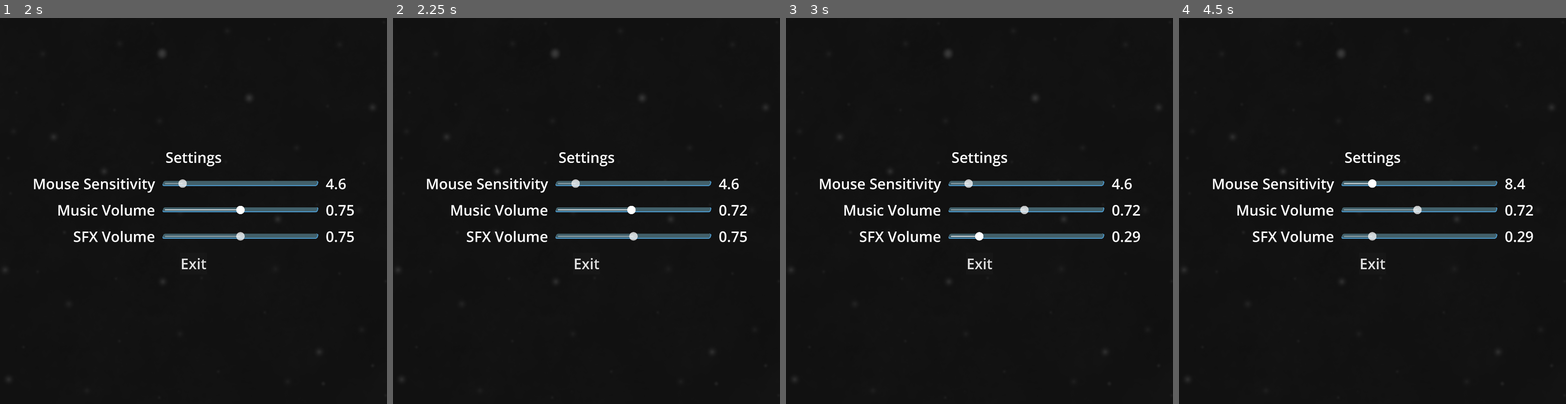
Above: before the commit, frames 1-4 (left to right).
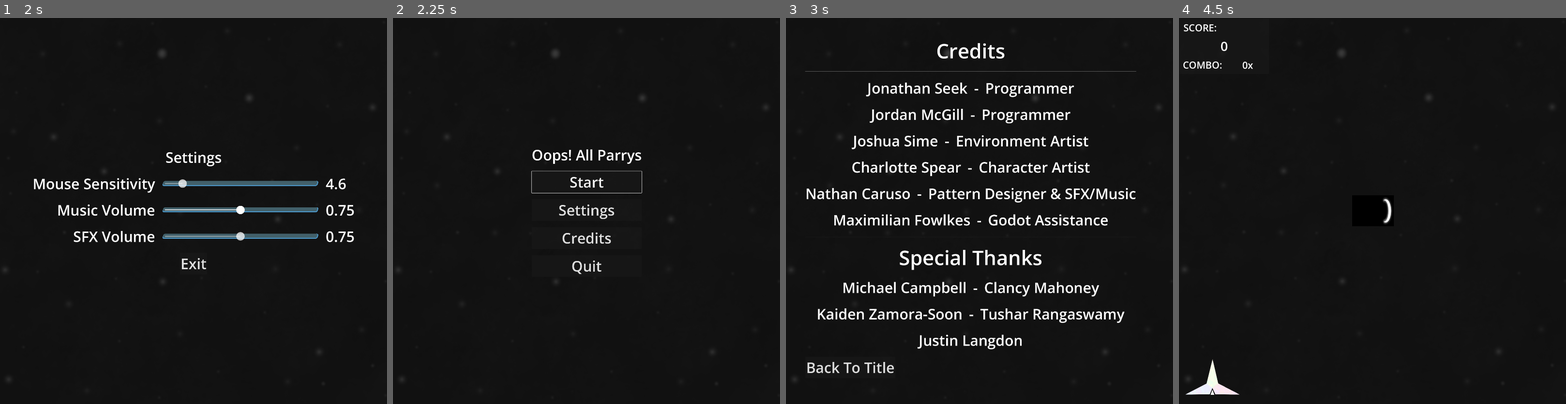
Above: after the commit, the same moments.

Repository: Restra9423/Jamfest-Spring-2026
Game: Godot game, scene res://UI/title.tscn
Same seed, same stepped clock (60 frames per second), same inputs: the game is played once before the commit and once after it. Sound files missing from this copy of the repository are replaced by a short silence.
Inputs (mouse positions are in pixels of both pictures, inside the frame that each line leads up to):
- Up to frame 1 (2 s): click "Settings" at 0.5 s; tap Enter at 1.25 s; move the mouse to (278, 191) at 1.27 s; hold D (Right) from 1.28 s (still down); tap Down (AimDown) at 1.35 s
- Up to frame 2 (2.25 s): tap Space at 2 s; move the mouse to (509, 230) at 2.02 s; release D (Right) at 2.03 s; hold Escape (Back, bound only after the commit) from 2.03 s (still down); tap Left (AimLeft) at 2.1 s
- Up to frame 3 (3 s): release Escape (Back, bound only after the commit) at 2.75 s; click (979, 238) at 2.75 s, where only the run after the commit has a clickable "Credits"
- Up to frame 4 (4.5 s): click (1244, 369) at 3.5 s, where only the run after the commit has a clickable "Back To Title"; click (1372, 180) at 4.25 s, where only the run after the commit has a clickable "Start"

Frame 1 is identical in both runs. In frame 2, 3.6% of the frame differs, in the area x 8-92%, y 34-67%; in frame 3, 10%, in the area x 4-92%, y 6-93%; in frame 4, 3.7%.

Commit message:
added back button (esc/backspace & B/start) and functionality to every UI scene

Diff:
--- a/UI/credits.gd
+++ b/UI/credits.gd
@@ -7,6 +7,11 @@
 		button.mouse_entered.connect(_on_any_button_focused)
 		button.focus_entered.connect(_on_any_button_focused)
 
+func _process(_delta: float) -> void:
+	if(Input.is_action_just_pressed("Back")):
+		AudioController.playSFX(AudioController.clickSound)
+		get_tree().change_scene_to_file("res://UI/title.tscn")
+
 func _on_any_button_focused() -> void:
 	AudioController.playSFX(AudioController.mouseOverSound)
 
--- a/UI/death.gd
+++ b/UI/death.gd
@@ -15,6 +15,11 @@
 	await get_tree().create_timer(0.5).timeout
 	Input.set_mouse_mode(Input.MOUSE_MODE_VISIBLE)
 
+func _process(_delta: float) -> void:
+	if(Input.is_action_just_pressed("Back")):
+		AudioController.playSFX(AudioController.clickSound)
+		get_tree().change_scene_to_file("res://UI/title.tscn")
+
 func _on_any_button_focused() -> void:
 	AudioController.playSFX(AudioController.mouseOverSound)
 
--- a/UI/settings.gd
+++ b/UI/settings.gd
@@ -67,6 +67,10 @@
 				slider.value += frameSteps
 				carry -= frameSteps
 
+	if(Input.is_action_just_pressed("Back")):
+		AudioController.playSFX(AudioController.clickSound)
+		get_tree().change_scene_to_file("res://UI/title.tscn")
+
 func _on_any_button_focused() -> void:
 	AudioController.playSFX(AudioController.mouseOverSound)
 
--- a/UI/title.gd
+++ b/UI/title.gd
@@ -9,6 +9,11 @@
 	for button in get_tree().get_nodes_in_group("UI Buttons"):
 		button.mouse_entered.connect(_on_any_button_focused)
 		button.focus_entered.connect(_on_any_button_focused)
+
+func _process(_delta: float) -> void:
+	if(Input.is_action_just_pressed("Back")):
+		AudioController.playSFX(AudioController.clickSound)
+		get_tree().quit()
 
 func _on_any_button_focused() -> void:
 	AudioController.playSFX(AudioController.mouseOverSound)
--- a/project.godot
+++ b/project.godot
@@ -90,26 +90,26 @@
 }
 AimUp={
 "deadzone": 0.2,
-"events": [Object(InputEventJoypadMotion,"resource_local_to_scene":false,"resource_name":"","device":-1,"axis":3,"axis_value":-1.0,"script":null)
-, Object(InputEventKey,"resource_local_to_scene":false,"resource_name":"","device":0,"window_id":0,"alt_pressed":false,"shift_pressed":false,"ctrl_pressed":false,"meta_pressed":false,"pressed":false,"keycode":0,"physical_keycode":4194320,"key_label":0,"unicode":0,"location":0,"echo":false,"script":null)
+"events": [Object(InputEventKey,"resource_local_to_scene":false,"resource_name":"","device":0,"window_id":0,"alt_pressed":false,"shift_pressed":false,"ctrl_pressed":false,"meta_pressed":false,"pressed":false,"keycode":0,"physical_keycode":4194320,"key_label":0,"unicode":0,"location":0,"echo":false,"script":null)
+, Object(InputEventJoypadMotion,"resource_local_to_scene":false,"resource_name":"","device":-1,"axis":3,"axis_value":-1.0,"script":null)
 ]
 }
 AimDown={
 "deadzone": 0.2,
-"events": [Object(InputEventJoypadMotion,"resource_local_to_scene":false,"resource_name":"","device":-1,"axis":3,"axis_value":1.0,"script":null)
-, Object(InputEventKey,"resource_local_to_scene":false,"resource_name":"","device":0,"window_id":0,"alt_pressed":false,"shift_pressed":false,"ctrl_pressed":false,"meta_pressed":false,"pressed":false,"keycode":0,"physical_keycode":4194322,"key_label":0,"unicode":0,"location":0,"echo":false,"script":null)
+"events": [Object(InputEventKey,"resource_local_to_scene":false,"resource_name":"","device":0,"window_id":0,"alt_pressed":false,"shift_pressed":false,"ctrl_pressed":false,"meta_pressed":false,"pressed":false,"keycode":0,"physical_keycode":4194322,"key_label":0,"unicode":0,"location":0,"echo":false,"script":null)
+, Object(InputEventJoypadMotion,"resource_local_to_scene":false,"resource_name":"","device":-1,"axis":3,"axis_value":1.0,"script":null)
 ]
 }
 AimLeft={
 "deadzone": 0.2,
-"events": [Object(InputEventJoypadMotion,"resource_local_to_scene":false,"resource_name":"","device":-1,"axis":2,"axis_value":-1.0,"script":null)
-, Object(InputEventKey,"resource_local_to_scene":false,"resource_name":"","device":0,"window_id":0,"alt_pressed":false,"shift_pressed":false,"ctrl_pressed":false,"meta_pressed":false,"pressed":false,"keycode":0,"physical_keycode":4194319,"key_label":0,"unicode":0,"location":0,"echo":false,"script":null)
+"events": [Object(InputEventKey,"resource_local_to_scene":false,"resource_name":"","device":0,"window_id":0,"alt_pressed":false,"shift_pressed":false,"ctrl_pressed":false,"meta_pressed":false,"pressed":false,"keycode":0,"physical_keycode":4194319,"key_label":0,"unicode":0,"location":0,"echo":false,"script":null)
+, Object(InputEventJoypadMotion,"resource_local_to_scene":false,"resource_name":"","device":-1,"axis":2,"axis_value":-1.0,"script":null)
 ]
 }
 AimRight={
 "deadzone": 0.2,
-"events": [Object(InputEventJoypadMotion,"resource_local_to_scene":false,"resource_name":"","device":-1,"axis":2,"axis_value":1.0,"script":null)
-, Object(InputEventKey,"resource_local_to_scene":false,"resource_name":"","device":0,"window_id":0,"alt_pressed":false,"shift_pressed":false,"ctrl_pressed":false,"meta_pressed":false,"pressed":false,"keycode":0,"physical_keycode":4194321,"key_label":0,"unicode":0,"location":0,"echo":false,"script":null)
+"events": [Object(InputEventKey,"resource_local_to_scene":false,"resource_name":"","device":0,"window_id":0,"alt_pressed":false,"shift_pressed":false,"ctrl_pressed":false,"meta_pressed":false,"pressed":false,"keycode":0,"physical_keycode":4194321,"key_label":0,"unicode":0,"location":0,"echo":false,"script":null)
+, Object(InputEventJoypadMotion,"resource_local_to_scene":false,"resource_name":"","device":-1,"axis":2,"axis_value":1.0,"script":null)
 ]
 }
 Parry={
@@ -117,6 +117,14 @@
 "events": [Object(InputEventMouseButton,"resource_local_to_scene":false,"resource_name":"","device":-1,"window_id":0,"a …(253 unchanged characters)…
 , Object(InputEventKey,"resource_local_to_scene":false,"resource_name":"","device":0,"window_id":0,"alt_pressed":false,"shift_pressed":false,"ctrl_pressed":false,"meta_pressed":false,"pressed":false,"keycode":0,"physical_keycode":32,"key_label":0,"unicode":0,"location":0,"echo":false,"script":null)
 , Object(InputEventJoypadMotion,"resource_local_to_scene":false,"resource_name":"","device":-1,"axis":5,"axis_value":1.0,"script":null)
+]
+}
+Back={
+"deadzone": 0.2,
+"events": [Object(InputEventKey,"resource_local_to_scene":false,"resource_name":"","device":0,"window_id":0,"alt_pressed":false,"shift_pressed":false,"ctrl_pressed":false,"meta_pressed":false,"pressed":false,"keycode":0,"physical_keycode":4194305,"key_label":0,"unicode":0,"location":0,"echo":false,"script":null)
+, Object(InputEventKey,"resource_local_to_scene":false,"resource_name":"","device":0,"window_id":0,"alt_pressed":false,"shift_pressed":false,"ctrl_pressed":false,"meta_pressed":false,"pressed":false,"keycode":0,"physical_keycode":4194308,"key_label":0,"unicode":0,"location":0,"echo":false,"script":null)
+, Object(InputEventJoypadButton,"resource_local_to_scene":false,"resource_name":"","device":-1,"button_index":1,"pressure":0.0,"pressed":false,"script":null)
+, Object(InputEventJoypadButton,"resource_local_to_scene":false,"resource_name":"","device":-1,"button_index":6,"pressure":0.0,"pressed":false,"script":null)
 ]
 }
 
